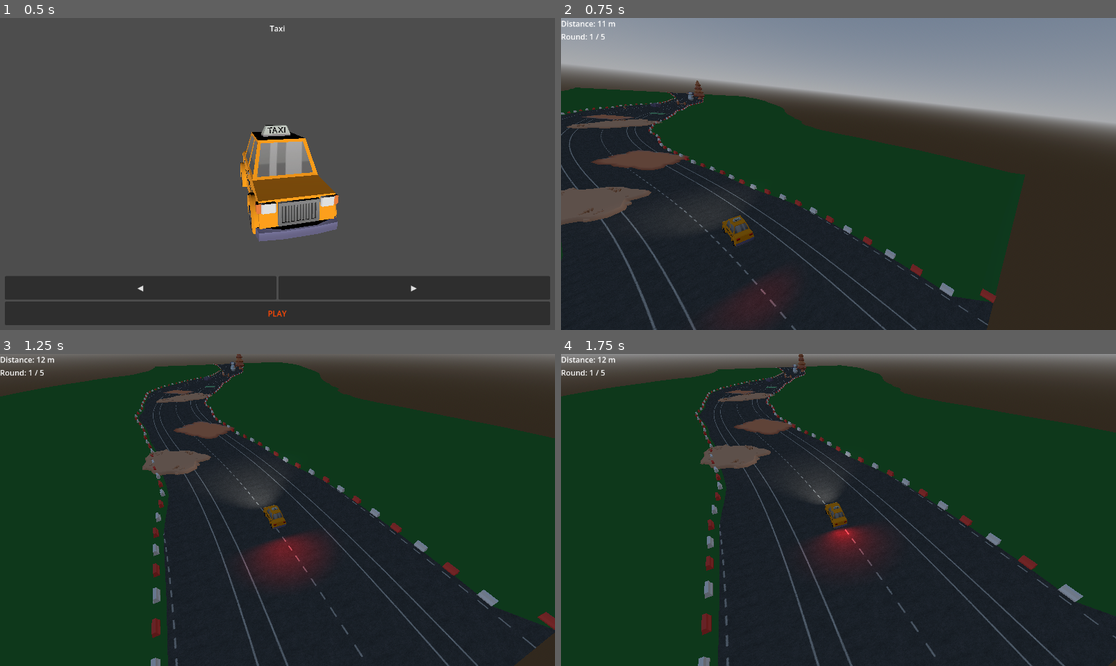
Above: before the commit, frames 1-4 (two rows, left to right).
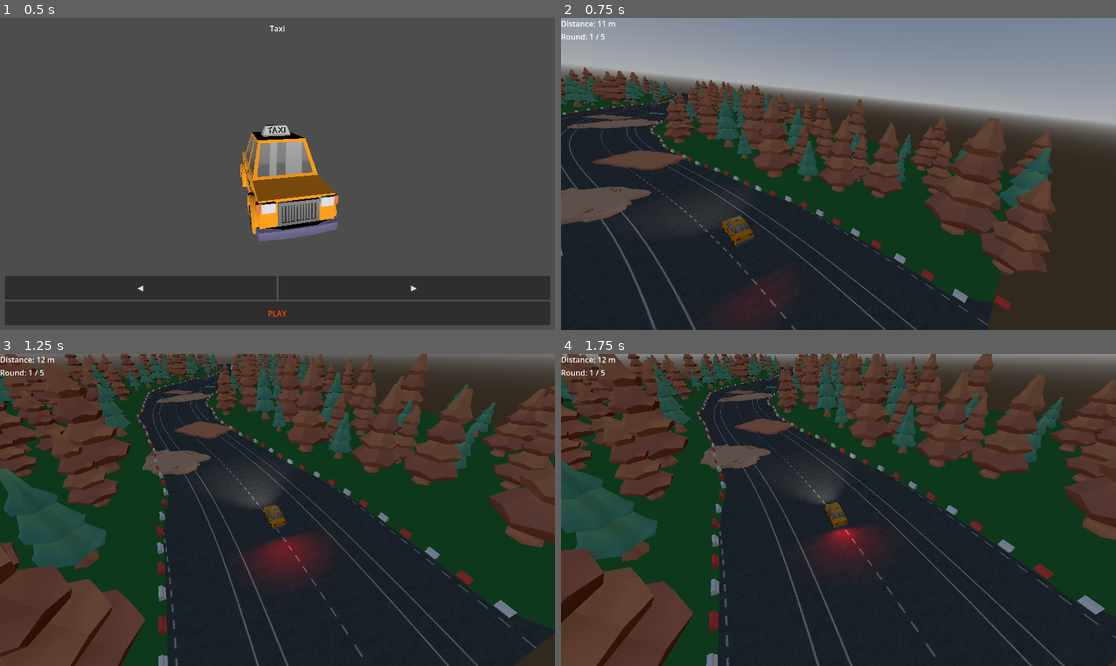
Above: after the commit, the same moments.

Repository: RuntimeRebelsStudio/YouAreYourOwnEnemy
Game: Godot game, scene res://scenes/main/main.tscn
Two runs of this game, one before a commit and one after it. Both use one fixed random seed, a clock stepped at 60 frames per second and the inputs below.
Inputs (mouse positions are in pixels of both pictures, inside the frame that each line leads up to):
- Up to frame 1 (0.5 s): no input
- Up to frame 2 (0.75 s): click "PLAY" at 0.5 s
- Up to frame 3 (1.25 s): no input
- Up to frame 4 (1.75 s): move the mouse to (960, 494) at 1.27 s; hold D (right) from 1.28 s (still down)

Frame 1 is identical in both runs. In frame 2, 17% of the frame differs, in the area x 0-90%, y 15-94%; in frame 3, 35%, in the area x 0-100%, y 0-100%; in frame 4, 34%.

Commit message:
feat: improved environment by adding trees and a road barrier

Diff:
--- a/scenes/track/track_chunk.gd
+++ b/scenes/track/track_chunk.gd
@@ -13,6 +13,22 @@
 @export var fence_scene_a: PackedScene            # Red barrier scene
 @export var fence_scene_b: PackedScene            # White barrier scene
 @export var fence_spacing: float = 6.0            # Distance in meters between barrier posts
+@export var fence_offset_left: float = 0.3        # Fine-tune left fence offset
+@export var fence_offset_right: float = 0.3       # Fine-tune right fence offset
+@export var fence_rotation_deg: float = 90.0      # Adjustable base mesh rotation
+
+@export_group("Procedural Trees")
+@export var tree_scenes: Array[PackedScene] = []  # Tree prefabs/scenes
+@export var tree_spacing: float = 4.0             # Distance along track between forest checks (Lower = denser)
+@export var trees_per_step: int = 4               # How many trees to attempt spawning per side at each step!
+@export var tree_density: float = 0.85            # Probability (0.0 - 1.0) for each individual tree attempt
+@export var tree_min_offset: float = 2.0          # Distance OUTSIDE the fence (meters)
+@export var tree_max_offset: float = 35.0         # Max depth into the forest shoulder
+@export var tree_min_scale: float = 2.5           # Minimum tree scale multiplier
+@export var tree_max_scale: float = 5.0           # Maximum tree scale multiplier
+@export var tree_min_distance: float = 4.5        # Minimum distance in meters between any two trees
+
+@export_group("Obstacles & Patches")
 @export var obstacle_scenes: Array[PackedScene] = []
 @export var patch_scenes: Array[PackedScene] = []
 
@@ -24,12 +40,13 @@
 func generate_chunk(start_s: float, length: float) -> void:
 	end_s = start_s + length
 
-	# ArrayMesh allows having multiple material surfaces (Surface 0: Road, Surface 1: Ground)
 	var array_mesh := ArrayMesh.new()
 
 	# --- 1. PREPARE MATERIALS ---
 	var road_mat := StandardMaterial3D.new()
 	road_mat.cull_mode = BaseMaterial3D.CULL_DISABLED
+	road_mat.render_priority = 1
+
 	if road_texture:
 		road_mat.albedo_texture = road_texture
 		road_mat.texture_filter = BaseMaterial3D.TEXTURE_FILTER_LINEAR_WITH_MIPMAPS_ANISOTROPIC
@@ -42,12 +59,14 @@
 		terrain_mat.albedo_color = ground_color
 		terrain_mat.roughness = 0.9
 
-	# --- 2. BUILD ROAD MESH (Surface 0) ---
+	terrain_mat.cull_mode = BaseMaterial3D.CULL_DISABLED
+	terrain_mat.render_priority = 0
+
+	# --- 2. BUILD MESH SURFACES ---
 	var st_road := SurfaceTool.new()
 	st_road.begin(Mesh.PRIMITIVE_TRIANGLES)
 	st_road.set_material(road_mat)
 
-	# --- 3. BUILD TERRAIN SHOULDER MESH (Surface 1) ---
 	var st_ground := SurfaceTool.new()
 	st_ground.begin(Mesh.PRIMITIVE_TRIANGLES)
 	st_ground.set_material(terrain_mat)
@@ -75,19 +94,33 @@
 		var w1 := TrackMath.widths[i] / 2.0
 		var w2 := TrackMath.widths[i + 1] / 2.0
 
-		# Road edges
+		# 1. Exact Road Edges
 		var p_left1 := p1 - norm1 * w1
 		var p_right1 := p1 + norm1 * w1
 		var p_left2 := p2 - norm2 * w2
 		var p_right2 := p2 + norm2 * w2
 
-		# Outer environment edges
-		var p_out_left1 := p1 - norm1 * (w1 + shoulder_width)
-		var p_out_right1 := p1 + norm1 * (w1 + shoulder_width)
-		var p_out_left2 := p2 - norm2 * (w2 + shoulder_width)
-		var p_out_right2 := p2 + norm2 * (w2 + shoulder_width)
-
-		# UVs for road
+		# 2. Overlap under road + micro Y-slant per step to break self Z-fighting on turns
+		var overlap := 0.5
+		var step_y_bias := float(i % 10) * 0.001 # Micro height delta prevents overlapping ground quads from Z-fighting
+		var y_drop := Vector3(0.0, -0.05 - step_y_bias, 0.0)
+
+		var p_g_in_left1 := (p1 - norm1 * (w1 - overlap)) + y_drop
+		var p_g_in_right1 := (p1 + norm1 * (w1 - overlap)) + y_drop
+		var p_g_in_left2 := (p2 - norm2 * (w2 - overlap)) + y_drop
+		var p_g_in_right2 := (p2 + norm2 * (w2 - overlap)) + y_drop
+
+		# 3. Outer Ground Edges (Clamped on sharp curves so inner quads don't overlap as aggressively)
+		var curve_dot := norm1.dot(norm2)
+		var curve_factor := clampf(curve_dot * curve_dot, 0.2, 1.0)
+		var safe_shoulder := shoulder_width * curve_factor
+
+		var p_out_left1 := (p1 - norm1 * (w1 + safe_shoulder)) + y_drop
+		var p_out_right1 := (p1 + norm1 * (w1 + safe_shoulder)) + y_drop
+		var p_out_left2 := (p2 - norm2 * (w2 + safe_shoulder)) + y_drop
+		var p_out_right2 := (p2 + norm2 * (w2 + safe_shoulder)) + y_drop
+
+		# UVs for Road
 		var tex_w: float = 8.0
 		var uv_l1 := Vector2(0.5 - (w1 / tex_w), v1)
 		var uv_r1 := Vector2(0.5 + (w1 / tex_w), v1)
@@ -97,33 +130,44 @@
 		# Add Road Quad
 		add_quad_with_uv(st_road, p_left1, uv_l1, p_left2, uv_l2, p_right1, uv_r1, p_right2, uv_r2)
 
-		# Dummy UVs for color ground mesh
-		var g_uv := Vector2.ZERO
-		# Add Left Ground Quad
-		add_quad_with_uv(st_ground, p_out_left1, g_uv, p_out_left2, g_uv, p_left1, g_uv, p_left2, g_uv)
-		# Add Right Ground Quad
-		add_quad_with_uv(st_ground, p_right1, g_uv, p_right2, g_uv, p_out_right1, g_uv, p_out_right2, g_uv)
-
-	# Commit both surfaces to the ArrayMesh
+		# Add Ground Quads
+		add_flat_ground_quad(st_ground, p_out_left1, p_out_left2, p_g_in_left1, p_g_in_left2)
+		add_flat_ground_quad(st_ground, p_g_in_right1, p_g_in_right2, p_out_right1, p_out_right2)
+
+	# --- 3. COMMIT SURFACES ---
 	st_road.generate_normals()
+	var road_only_mesh := st_road.commit()
 	st_road.commit(array_mesh)
 
-	st_ground.generate_normals()
+	st_ground.index()
 	st_ground.commit(array_mesh)
 
 	mesh_instance.mesh = array_mesh
 
-	if array_mesh.get_faces().size() > 0:
-		collision_shape.shape = array_mesh.create_trimesh_shape()
-
-	# --- 4. SPAWN ALTERNATING FENCES ALONG ROAD EDGES ---
+	if road_only_mesh.get_faces().size() > 0:
+		collision_shape.shape = road_only_mesh.create_trimesh_shape()
+
+	# --- 4. SPAWN FENCES, TREES & PROPS ---
 	if fence_scene_a or fence_scene_b:
 		spawn_fences_along_chunk(start_s, end_s)
 
-	# --- 5. SPAWN OBSTACLES & PATCHES ---
+	spawn_trees_along_chunk(start_s, end_s)
 	spawn_ground_patches(start_s, end_s)
 	spawn_3d_obstacles(start_s, end_s)
 
+
+
+func add_flat_ground_quad(st: SurfaceTool, p1: Vector3, p2: Vector3, p3: Vector3, p4: Vector3) -> void:
+	var dummy_uv := Vector2.ZERO
+	var up_normal := Vector3.UP
+
+	st.set_normal(up_normal); st.set_uv(dummy_uv); st.add_vertex(p1)
+	st.set_normal(up_normal); st.set_uv(dummy_uv); st.add_vertex(p2)
+	st.set_normal(up_normal); st.set_uv(dummy_uv); st.add_vertex(p3)
+
+	st.set_normal(up_normal); st.set_uv(dummy_uv); st.add_vertex(p2)
+	st.set_normal(up_normal); st.set_uv(dummy_uv); st.add_vertex(p4)
+	st.set_normal(up_normal); st.set_uv(dummy_uv); st.add_vertex(p3)
 
 func spawn_fences_along_chunk(start_s: float, chunk_end_s: float) -> void:
 	var current_fence_s: float = ceil(start_s / fence_spacing) * fence_spacing
@@ -137,7 +181,6 @@
 		var tan := TrackMath.tangents[idx]
 		var half_w := TrackMath.widths[idx] / 2.0
 
-		# Calculate step index to alternate back-to-back (0, 1, 0, 1...)
 		var step_index := int(round(current_fence_s / fence_spacing))
 		var scene_to_use: PackedScene
 		if step_index % 2 == 0:
@@ -146,22 +189,107 @@
 			scene_to_use = fence_scene_b if fence_scene_b else fence_scene_a
 
 		if scene_to_use:
-			# Left Fence (Offset slightly outside road edge)
-			spawn_single_fence(scene_to_use, pos - norm * (half_w + 0.3), tan)
-			# Right Fence
-			spawn_single_fence(scene_to_use, pos + norm * (half_w + 0.3), tan)
+			var left_pos := pos - norm * (half_w + fence_offset_left)
+			spawn_single_fence(scene_to_use, left_pos, tan, false)
+
+			var right_pos := pos + norm * (half_w + fence_offset_right)
+			spawn_single_fence(scene_to_use, right_pos, tan, true)
 
 		current_fence_s += fence_spacing
 
-func spawn_single_fence(scene_to_spawn: PackedScene, spawn_pos: Vector3, tangent_dir: Vector3) -> void:
+
+func spawn_single_fence(scene_to_spawn: PackedScene, spawn_pos: Vector3, tangent_dir: Vector3, is_right_side: bool) -> void:
 	var fence := scene_to_spawn.instantiate() as Node3D
 	add_child(fence)
 	fence.global_position = spawn_pos
 
 	if tangent_dir.length() > 0:
 		fence.look_at(fence.global_position + tangent_dir, Vector3.UP)
-		# 90-degree local rotation to make the mesh run parallel along the track edge
-		fence.rotate_object_local(Vector3.UP, deg_to_rad(90.0))
+
+		# Rotate 90 degrees to run parallel to track
+		fence.rotate_object_local(Vector3.UP, deg_to_rad(fence_rotation_deg))
+
+		# Mirror rotation if barrier mesh faces inward/outward asymmetrically
+		if is_right_side:
+			fence.rotate_object_local(Vector3.UP, deg_to_rad(180.0))
+
+# =========================================================
+# PROCEDURAL TREE SPAWNING
+# =========================================================
+func spawn_trees_along_chunk(start_s: float, chunk_end_s: float) -> void:
+	if tree_scenes.is_empty():
+		return
+
+	# Fast local cache to track tree positions within this chunk
+	var spawned_positions: Array[Vector3] = []
+	var min_dist_sq:float = tree_min_distance * tree_min_distance
+
+	var current_tree_s: float = ceil(start_s / tree_spacing) * tree_spacing
+
+	while current_tree_s < chunk_end_s:
+		var step_id := int(current_tree_s)
+
+		# Left Side Trees (-1.0)
+		for t in range(trees_per_step):
+			var hash_left := posmod(hash((step_id * 1013904223) ^ (t * 1337) ^ TrackMath.noise_obs_spawn.seed), 100000)
+			if (hash_left % 100) / 100.0 < tree_density:
+				try_spawn_single_tree(current_tree_s, step_id, t, -1.0, spawned_positions, min_dist_sq)
+
+		# Right Side Trees (+1.0)
+		for t in range(trees_per_step):
+			var hash_right := posmod(hash((step_id * 1664525) ^ (t * 7331) ^ TrackMath.noise_obs_spawn.seed), 100000)
+			if (hash_right % 100) / 100.0 < tree_density:
+				try_spawn_single_tree(current_tree_s, step_id, t, 1.0, spawned_positions, min_dist_sq)
+
+		current_tree_s += tree_spacing
+
+
+func try_spawn_single_tree(s: float, step_id: int, tree_index: int, side: float, spawned_positions: Array[Vector3], min_dist_sq: float) -> void:
+	var idx := int(s / TrackMath.step_size)
+	TrackMath.ensure_calculated_up_to(idx + 1)
+
+	var center_pos := TrackMath.points[idx]
+	var norm := TrackMath.normals[idx]
+	var half_w := TrackMath.widths[idx] / 2.0
+
+	var fence_offset := fence_offset_right if side > 0.0 else fence_offset_left
+
+	# Compute distance past fence
+	var dist_hash := posmod(hash((step_id * 314159) ^ (tree_index * 888) ^ int(side * 555)), 100000)
+	var dist_ratio := (dist_hash % 1001) / 1000.0
+
+	var min_safe_dist := half_w + fence_offset + tree_min_offset
+	var max_safe_dist := half_w + fence_offset + tree_max_offset
+	var final_offset:float = lerp(min_safe_dist, max_safe_dist, dist_ratio)
+
+	var target_pos := center_pos + norm * (final_offset * side)
+
+	# --- FAST DISTANCE CHECK AGAINST ALREADY SPAWNED TREES ---
+	for existing_pos in spawned_positions:
+		# Use squared distance check to avoid heavy square root calculations
+		if target_pos.distance_squared_to(existing_pos) < min_dist_sq:
+			return # Skip this tree because another tree is too close!
+
+	# Position is valid, record it
+	spawned_positions.append(target_pos)
+
+	# Select Tree Scene
+	var type_hash := posmod(hash((step_id * 271828) ^ (tree_index * 777) ^ int(side * 333)), 100000)
+	var chosen_tree_scene: PackedScene = tree_scenes[type_hash % tree_scenes.size()]
+
+	var tree := chosen_tree_scene.instantiate() as Node3D
+	add_child(tree)
+	tree.global_position = target_pos
+
+	# Random Y-Rotation
+	var rot_hash := posmod(hash((step_id * 141421) ^ (tree_index * 999) ^ int(side * 111)), 3600)
+	tree.rotate_y(deg_to_rad(rot_hash / 10.0))
+
+	# Random Scale
+	var scale_hash := posmod(hash((step_id * 173205) ^ (tree_index * 444) ^ int(side * 222)), 1000)
+	var scale_factor:float = lerp(tree_min_scale, tree_max_scale, scale_hash
+	 /1000.0)
+	tree.scale = Vector3(scale_factor, scale_factor, scale_factor)
 
 
 func add_quad_with_uv(st: SurfaceTool, p1: Vector3, uv1: Vector2, p2: Vector3, uv2: Vector2, p3: Vector3, uv3: Vector2, p4: Vector3, uv4: Vector2) -> void:
@@ -172,6 +300,7 @@
 	st.set_uv(uv2); st.add_vertex(p2)
 	st.set_uv(uv4); st.add_vertex(p4)
 	st.set_uv(uv3); st.add_vertex(p3)
+
 
 func spawn_ground_patches(start_s: float, chunk_end_s: float) -> void:
 	if patch_scenes.is_empty(): return
@@ -183,6 +312,7 @@
 			spawn_obstacle_at(current_s, p_info.offset_ratio, patch_scenes[p_info.type_index], p_info.rotation_deg, p_info.scale_ratio_x, p_info.scale_ratio_z)
 		current_s += patch_step
 
+
 func spawn_3d_obstacles(start_s: float, chunk_end_s: float) -> void:
 	if obstacle_scenes.is_empty(): return
 	var check_step := 12.0
@@ -193,6 +323,7 @@
 			spawn_obstacle_at(current_s, info.offset_ratio, obstacle_scenes[info.type_index], info.rotation_deg, info.scale_ratio_x, info.scale_ratio_z)
 		current_s += check_step
 
+
 func spawn_obstacle_at(s: float, offset_ratio: float, scene_to_spawn: PackedScene, extra_rotation_deg: float = 0.0, scale_ratio_x: float = 0.5, scale_ratio_z: float = 0.5) -> void:
 	if not scene_to_spawn: return
 	var idx := int(s / TrackMath.step_size)
--- a/scenes/track/track_chunk.tscn
+++ b/scenes/track/track_chunk.tscn
@@ -25,6 +25,10 @@
 fence_scene_a = ExtResource("3_3yspm")
 fence_scene_b = ExtResource("4_tinqj")
 fence_spacing = 2.0
+fence_offset_left = 0.0
+fence_offset_right = 0.1
+tree_scenes = Array[PackedScene]([ExtResource("5_06kto"), ExtResource("13_u2be5")])
+trees_per_step = 6
 obstacle_scenes = Array[PackedScene]([ExtResource("5_06kto"), ExtResource("8_3ujw3"), ExtResource("4_hvr2s"), ExtResour …(260 unchanged characters)…
 patch_scenes = Array[PackedScene]([ExtResource("9_544tm"), ExtResource("10_556pl"), ExtResource("16_u2be5")])
 
